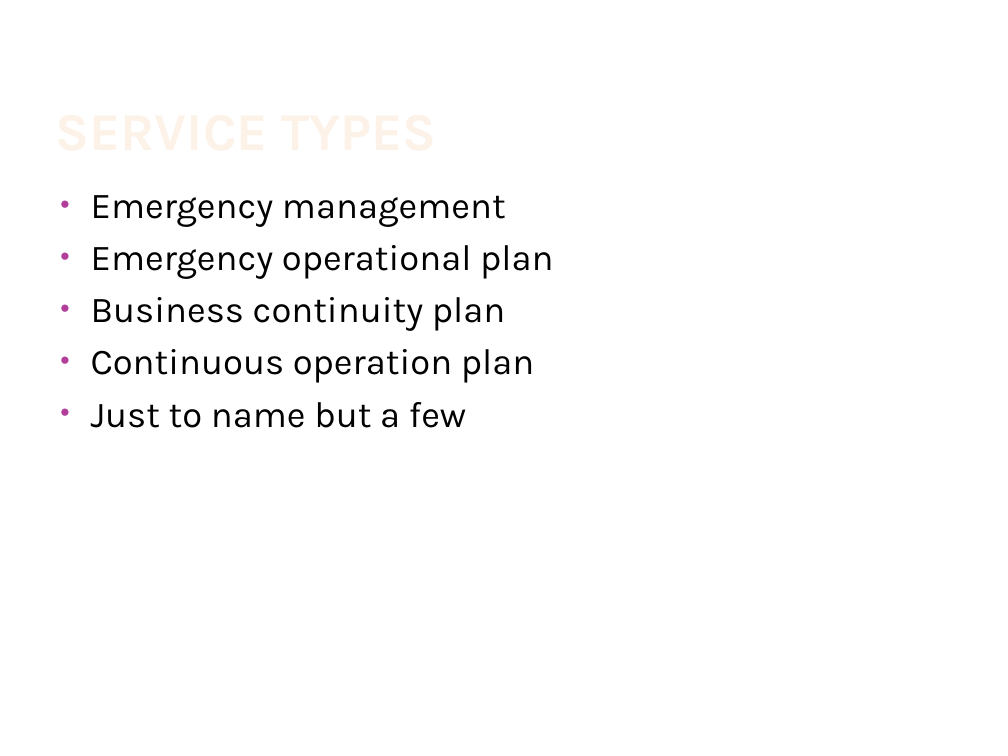
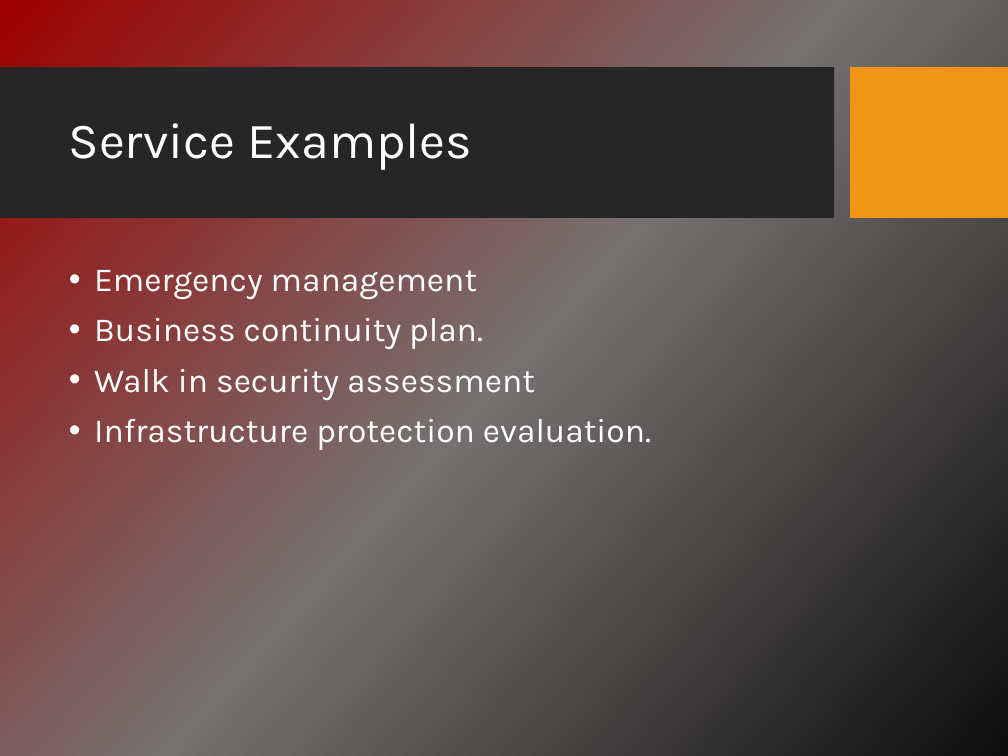
Before and after one commit to asmaalbarakati/Dayesda, a slide deck: slide 3 of Presentation.pptx. Drawn at 1008x756 pixels with LibreOffice and Linux fonts; fonts in the diff are those of the drawing; background and template pictures are left out. Boxes give left, top, right and bottom in pixels: in the first picture for what was removed or moved away, otherwise in the second. Text is boxed around its words. In the diff, an @@ line names an element or a change of style, - is before the commit and + after.

```diff
--- a/Presentation.pptx
+++ b/Presentation.pptx
@@ background #FFFFFF to picture (left out) @@
@@ rectangle added at (x1=0, y1=68, x2=835, y2=219), fill #262626 @@
@@ title "Service Examples" at (x1=69, y1=123, x2=472, y2=170): vertical alignment bottom to middle @@
@@ rectangle added at (x1=850, y1=68, x2=1008, y2=219), fill #F09415 @@
@@ title at (x1=69, y1=123, x2=472, y2=170): text changed; size 38 to 36 pt; text colour gradient #FEF7F1 to #FEF3E8 to #FBCF9C to #F9B94C to #FFFFFF; bold off @@
-SERVICE TYPES
+Service Examples
@@ text "Emergency management" moved from (x1=91, y1=195, x2=553, y2=428) to (x1=94, y1=270, x2=651, y2=450) @@
@@ text at (x1=94, y1=270, x2=477, y2=300): size 26 to 24 pt, text colour #000000 to #FFFFFF in "Emergency management"; indent changed; line spacing 1 to 0.9; more space between paragraphs @@
@@ text at (x1=94, y1=318, x2=651, y2=450): text changed; size 26 to 24 pt; text colour #000000 to #FFFFFF @@
-• Emergency operational plan
-• Business continuity plan
-• Continuous operation plan
-• Just to name but a few
+• Business continuity plan.
+• Walk in security assessment
+• Infrastructure protection evaluation.
```
Also in this commit, not shown: 20 other slides changed, 2 slides added, 2 slides removed, 1 other file.
